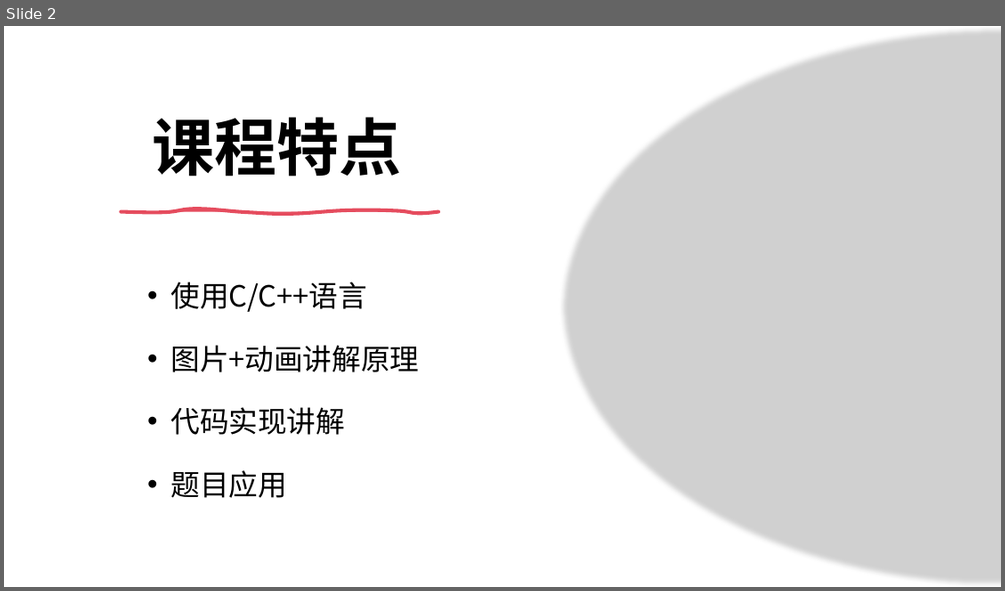
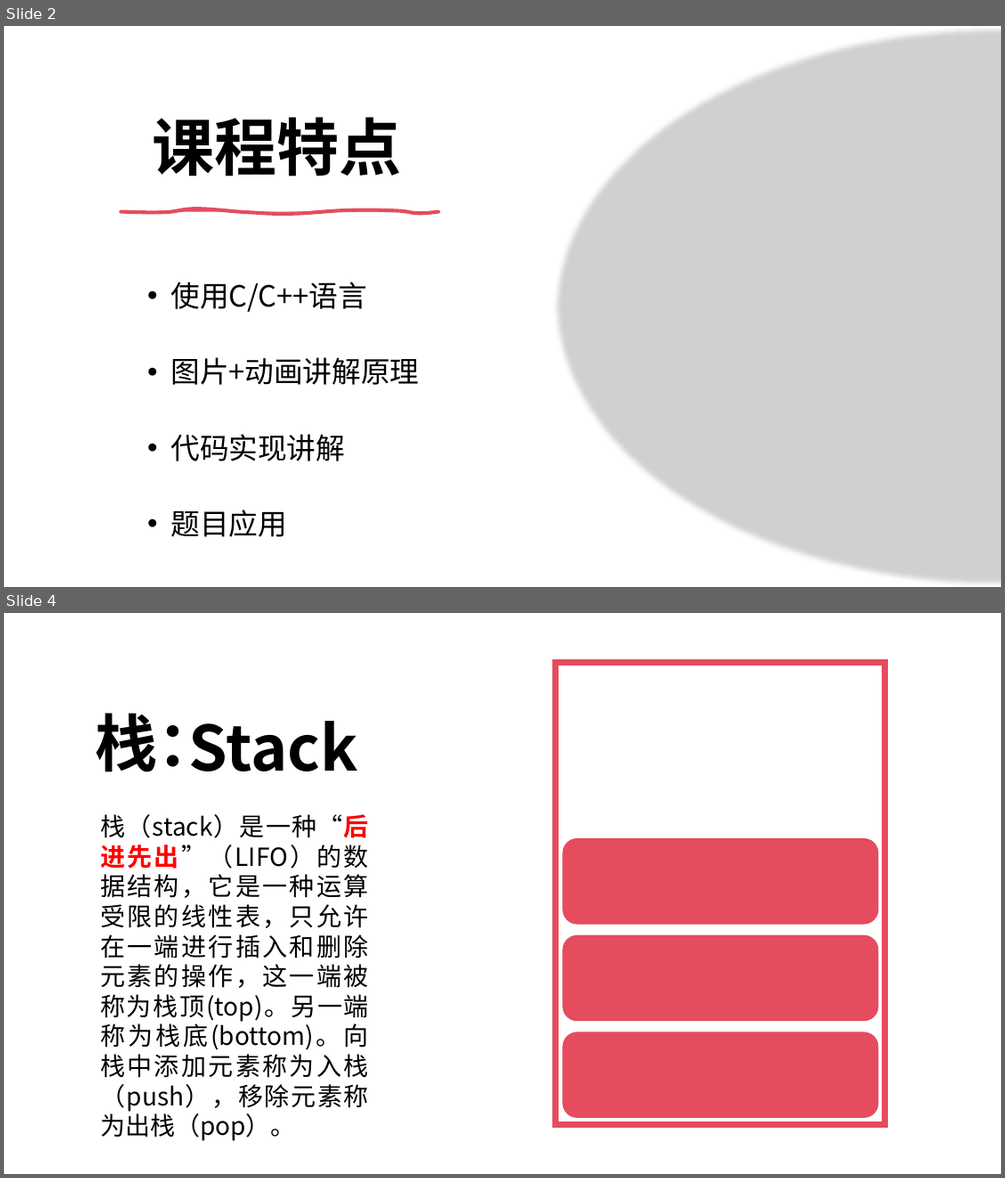
Before and after one commit to Kicamon/Note, a slide deck: ppt/Data_Structrue_Tutorial/Data Structrue Tutorial.pptx. Shown one above the other, each under a label of ours: slide 2 before the commit, slides 2 and 4 after it; the slides between them are not shown. The pictures are 1005x591 and 1005x1178 pixels, drawn with LibreOffice and Linux fonts; fonts in the diff are those of the drawing; grey boxes stand for pictures. Boxes give left, top, right and bottom in pixels: in the first picture for what was removed or moved away, otherwise in the second. Text is boxed around its words. In the diff, an @@ line names an element or a change of style, - is before the commit and + after.

```diff
--- a/ppt/Data_Structrue_Tutorial/Data Structrue Tutorial.pptx
+++ b/ppt/Data_Structrue_Tutorial/Data Structrue Tutorial.pptx
@@ slide 4 added at (4,613,1001,1174), background #FFFFFF @@
@@ title added at (96,713,358,772), 60 pt, text #000000, bold @@
+Stack
@@ text added at (100,814,369,1141), 24 pt, text #000000 @@
+栈（stack）是一种“后进先出”（LIFO）的数据结构，它是一种运算受限的线性表，只允许在一端进行插入和删除元素的操作，这一端被称为栈顶(top)。另一端称为栈底(bottom)。向栈中添加元素称为入栈（push），移除元素称为出栈（pop）。
@@ group added at (556,662,885,1125): 3 rounded rectangles, 1 rectangle @@
@@ text added at (155,1023,180,1047), 60 pt, text #000000, bold @@
+栈：
@@ slide 2 changed as well @@
@@ picture: place and size @@
-picture at (559,26,1001,587)
+picture at (554,26,1001,587)
@@ text at (170,345,419,498): paragraphs removed @@
-• 图片+动画讲解原理
-• 代码实现讲解
-• 题目应用
@@ text added at (170,357,419,385), 28 pt, text #000000 @@
+• 图片+动画讲解原理
@@ text added at (170,434,345,461), 28 pt, text #000000 @@
+• 代码实现讲解
@@ text added at (170,509,287,537), 28 pt, text #000000 @@
+• 题目应用
```
Also in this commit, not shown: 1 other slide changed, 9 other slides added, 9 other files.
